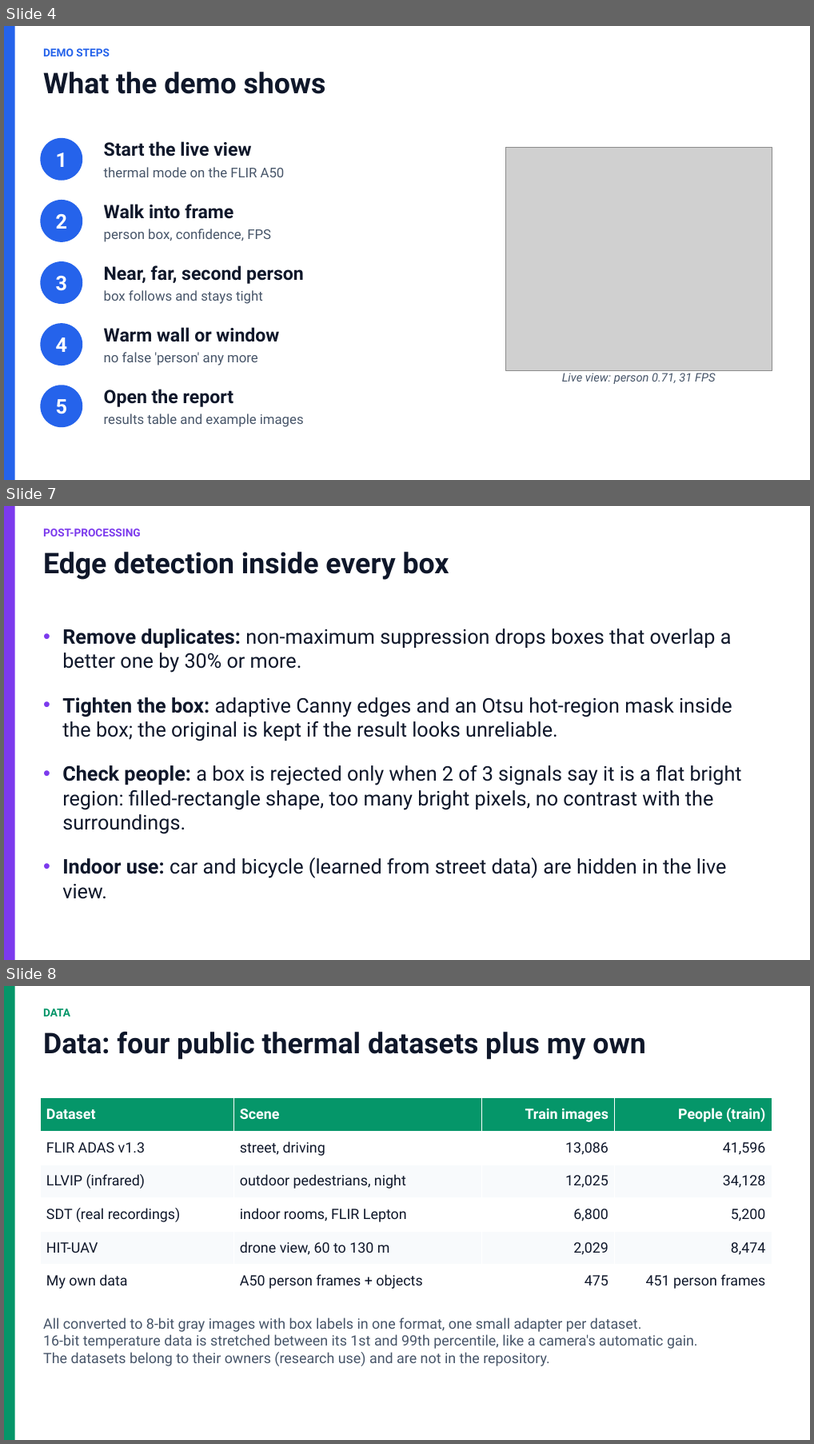
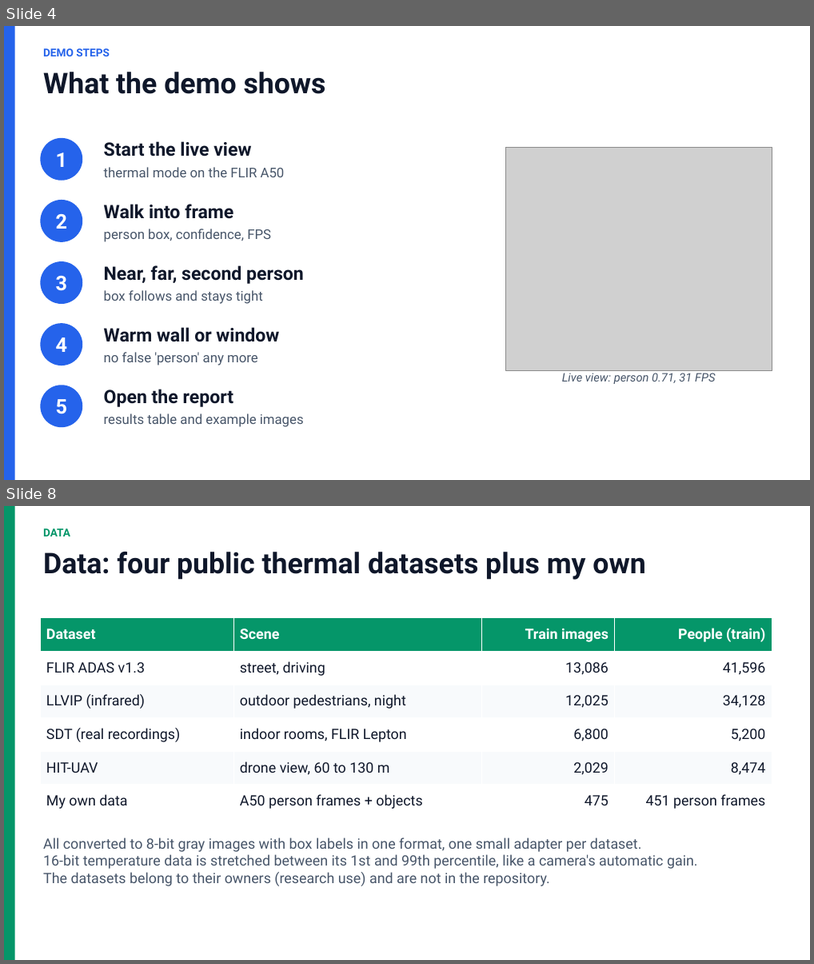
Before and after one commit to jyothsnaanne/ThermalNet-showcase, a slide deck: docs/ThermalNet_Portfolio.pptx. Shown one above the other, each under a label of ours: slides 4, 7 and 8 before the commit, slides 4 and 8 after it; the slides between them are not shown. The pictures are 814x1444 and 814x964 pixels, drawn with LibreOffice and Linux fonts; fonts in the diff are those of the drawing; grey boxes stand for pictures. Boxes give left, top, right and bottom in pixels: in the first picture for what was removed or moved away, otherwise in the second. Text is boxed around its words. In the diff, an @@ line names an element or a change of style, - is before the commit and + after.

```diff
--- a/docs/ThermalNet_Portfolio.pptx
+++ b/docs/ThermalNet_Portfolio.pptx
@@ slide 7 removed at (4, 506, 810, 960), background #FFFFFF @@
@@ rectangle removed at (4, 506, 15, 960) @@
@@ text removed at (43, 528, 141, 536) @@
-POST-PROCESSING
@@ text removed at (43, 552, 450, 580) @@
-Edge detection inside every box
@@ text removed at (62, 628, 742, 899) @@
-• Remove duplicates: non-maximum suppression drops boxes that overlap a better one by 30% or more.
-• Tighten the box: adaptive Canny edges and an Otsu hot-region mask inside the box; the original is kept if the result looks unreliable.
-• Check people: a box is rejected only when 2 of 3 signals say it is a flat bright region: filled-rectangle shape, too many bright pixels, no contrast with the surroundings.
-• Indoor use: car and bicycle (learned from street data) are hidden in the live view.
```
Also in this commit, not shown: 1 slide added, 6 other files.
